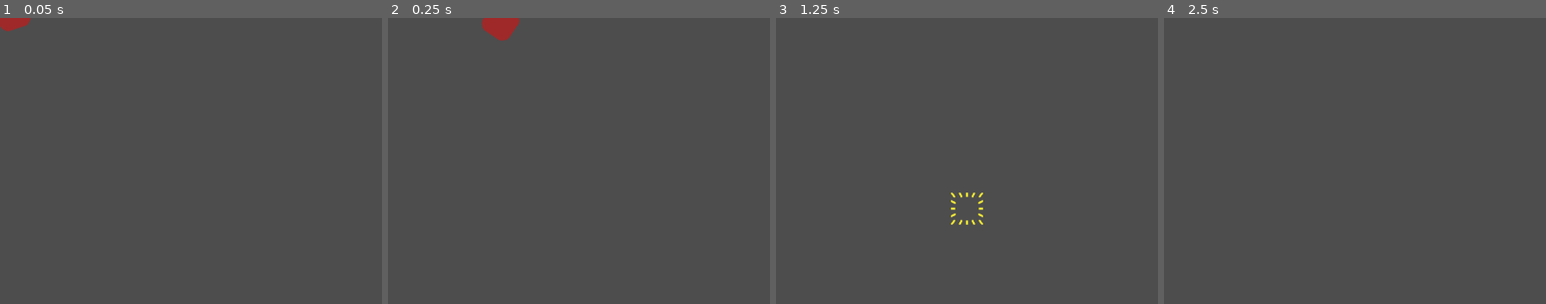
Above: before the commit, frames 1-4 (left to right).
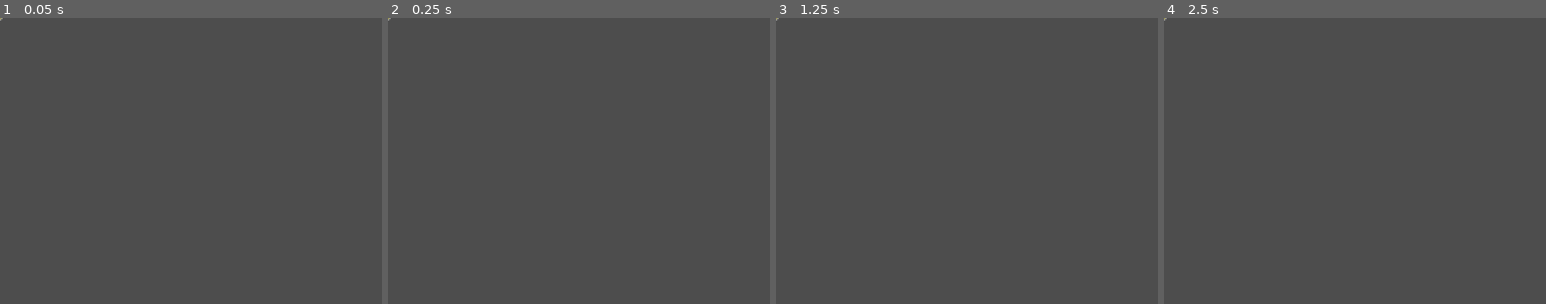
Above: after the commit, the same moments.

Repository: MarGamaDev/PuyoPuyoLike
Game: Godot game, scene res://Scenes/effects/attack_particle_effect.tscn
Two runs of this game, one before a commit and one after it. Both use one fixed random seed, a clock stepped at 60 frames per second and the inputs below. This scene is started directly instead of the project's main scene.
Inputs:
- Up to frame 1 (0.05 s): no input
- Up to frame 2 (0.25 s): no input
- Up to frame 3 (1.25 s): hold D (puyo_right) from 0.53 s (still down); tap 1 (TESTING_player_spawn) at 0.6 s
- Up to frame 4 (2.5 s): tap Enter at 1.25 s; release D (puyo_right) at 1.28 s; hold S (puyo_down) 1.28-2.03 s; tap J (puyo_rotate) at 1.35 s; tap Space at 2 s; hold D (puyo_right) from 2.03 s (still down); tap Shift (switch_target) at 2.1 s
The pictures show only the part of the screen within x 0-50%, y 0-50%; the shares and areas given below are measured in that part.

The runs differ from the first frame. In frame 1, 0.3% of the frame differs, in the area x 0-8%, y 0-5%; in frame 2, 0.6%, in the area x 0-35%, y 0-8%; in frame 3, 0.2%; in frame 4, less than 0.1%.

Commit message:
currently this effect system is pretty buggy and need to fix it but its a start

Diff:
--- a/Scenes/Combat/combat_effects_manager.tscn
+++ b/Scenes/Combat/combat_effects_manager.tscn
@@ -1,8 +1,10 @@
-[gd_scene load_steps=3 format=3 uid="uid://b3qfdcqaqmgk4"]
+[gd_scene load_steps=2 format=3 uid="uid://b3qfdcqaqmgk4"]
 
 [ext_resource type="Script" uid="uid://drfuh0bj7iacw" path="res://scripts/Combat/combat_effects_manager.gd" id="1_wg6ri"]
-[ext_resource type="PackedScene" uid="uid://ft133x0kc47a" path="res://Scenes/effects/text_particle_effect.tscn" id="2_xkvjn"]
 
 [node name="CombatEffectsManager" type="Node2D"]
 script = ExtResource("1_wg6ri")
-damage_text = ExtResource("2_xkvjn")
+
+[node name="PlayerLocation" type="Marker2D" parent="."]
+
+[node name="EnemyLocation" type="Marker2D" parent="."]
--- a/Scenes/combat.tscn
+++ b/Scenes/combat.tscn
@@ -53,6 +53,12 @@
 
 [node name="CombatEffectsManager" parent="." instance=ExtResource("11_w6tjk")]
 
+[node name="PlayerLocation" parent="CombatEffectsManager" index="0"]
+position = Vector2(690, 585)
+
+[node name="EnemyLocation" parent="CombatEffectsManager" index="1"]
+position = Vector2(824, 248)
+
 [node name="PuyoTestUI" parent="." node_paths=PackedStringArray("puyo_manager") instance=ExtResource("5_yt1oa")]
 layer = 2
 visible = false
@@ -73,6 +79,7 @@
 [connection signal="on_encounter_finished" from="." to="EncounterManager" method="check_for_rest_stop"]
 [connection signal="on_enemy_attack" from="." to="Player" method="receive_attack"]
 [connection signal="on_shield_gained" from="." to="Player" method="add_shield"]
+[connection signal="block_popped" from="PuyoManager" to="CombatEffectsManager" method="create_player_attack_effect"]
 [connection signal="life_lost" from="PuyoManager" to="Player" method="lose_life"]
 [connection signal="on_end_player_turn" from="PuyoManager" to="." method="end_player_turn"]
 [connection signal="player_attack" from="PuyoManager" to="." method="process_player_attack"]
@@ -89,3 +96,5 @@
 [connection signal="start_game" from="PuyoTestUI" to="." method="start_combat"]
 [connection signal="on_reward_chosen" from="RewardScreen" to="Inventory" method="add_to_inventory"]
 [connection signal="restart_combat_after_reward" from="RewardScreen" to="." method="start_combat"]
+
+[editable path="CombatEffectsManager"]
--- a/scripts/Combat/combat_effects_manager.gd
+++ b/scripts/Combat/combat_effects_manager.gd
@@ -1,9 +1,23 @@
 extends Node2D
 
-@export var damage_text: PackedScene
+var damage_text_scene: PackedScene = preload("res://Scenes/effects/text_particle_effect.tscn")
+var attack_effect_scene : PackedScene = preload("res://Scenes/effects/attack_particle_effect.tscn")
+
+@onready var player_location : Vector2 = $PlayerLocation.position
+##todo: make
 
 func create_damage_number_effect(text: Variant, effect_position: Vector2):
-	var new_text_effect : TextParticleEffect = damage_text.instantiate()
+	var new_text_effect : TextParticleEffect = damage_text_scene.instantiate()
 	new_text_effect.position = effect_position
 	add_child(new_text_effect)
 	new_text_effect.create(text)
+
+func create_player_attack_effect(puyos : Array, chain : int):
+	return
+	var puyo_type : Puyo.PUYO_TYPE = puyos[0].puyo.puyo_type
+	##todo: make this get the like middle puyo's position
+	var puyo_position : Vector2 = puyos[0].puyo.global_position
+	var new_attack_effect : AttackParticleEffect = attack_effect_scene.instantiate()
+	add_child(new_attack_effect)
+	##todo: make this actually get the enemy's position and not just use a marker
+	new_attack_effect.create_effect(puyo_position, $EnemyLocation.position, AttackEffectData.EFFECT_TYPE.PLAYER_RED)
--- a/scripts/effects/attack_effect.gd
+++ b/scripts/effects/attack_effect.gd
@@ -1,5 +1,5 @@
 extends Resource
-class_name AttackEffect
+class_name AttackEffectData
 
 @export var effect_type : EFFECT_TYPE
 
--- a/scripts/effects/attack_particle_effect.gd
+++ b/scripts/effects/attack_particle_effect.gd
@@ -1,13 +1,15 @@
 extends Node2D
+
+class_name AttackParticleEffect
 
 signal on_reaching_path_end()
 
 var effect_sprite_dictionary = {
-	AttackEffect.EFFECT_TYPE.PLAYER_RED : "res://Placeholder Art/puyo_red.png",
-	AttackEffect.EFFECT_TYPE.PLAYER_GREEN : "res://Placeholder Art/puyo_green.png",
-	AttackEffect.EFFECT_TYPE.PLAYER_BLUE : "res://Placeholder Art/puyo_blue.png",
-	AttackEffect.EFFECT_TYPE.PLAYER_YELLOW : "res://Placeholder Art/puyo_yellow.png",
-	AttackEffect.EFFECT_TYPE.JUNK : "res://Placeholder Art/puyo_junk.png"
+	AttackEffectData.EFFECT_TYPE.PLAYER_RED : "res://Placeholder Art/puyo_red.png",
+	AttackEffectData.EFFECT_TYPE.PLAYER_GREEN : "res://Placeholder Art/puyo_green.png",
+	AttackEffectData.EFFECT_TYPE.PLAYER_BLUE : "res://Placeholder Art/puyo_blue.png",
+	AttackEffectData.EFFECT_TYPE.PLAYER_YELLOW : "res://Placeholder Art/puyo_yellow.png",
+	AttackEffectData.EFFECT_TYPE.JUNK : "res://Placeholder Art/puyo_junk.png"
 }
 
 @export var particle_accelleration : float = 1.8
@@ -27,7 +29,7 @@
 var end_point : Vector2
 var curve_point_offset : float = 0
 var curve_length : float
-var effect_type : AttackEffect.EFFECT_TYPE
+var effect_type : AttackEffectData.EFFECT_TYPE
 
 @onready var particle_effect : GPUParticles2D = $Path2D/PathFollow2D/EndEffect
 
@@ -44,9 +46,9 @@
 func _ready():
 	min_curve_angle_degrees = deg_to_rad(min_curve_angle_degrees)
 	max_curve_angle_degrees = deg_to_rad(max_curve_angle_degrees)
-	create_effect(Vector2(0,0), Vector2(300,300), AttackEffect.EFFECT_TYPE.PLAYER_RED)
+	#create_effect(Vector2(0,0), Vector2(300,300), AttackEffectData.EFFECT_TYPE.PLAYER_RED)
 
-func create_effect(start_point : Vector2, end_point : Vector2, effect_type: AttackEffect.EFFECT_TYPE):
+func create_effect(start_point : Vector2, end_point : Vector2, effect_type: AttackEffectData.EFFECT_TYPE):
 	set_points(start_point, end_point)
 	$Path2D/PathFollow2D/ProjectileSprite.texture = load(effect_sprite_dictionary[effect_type])
 	started = true
